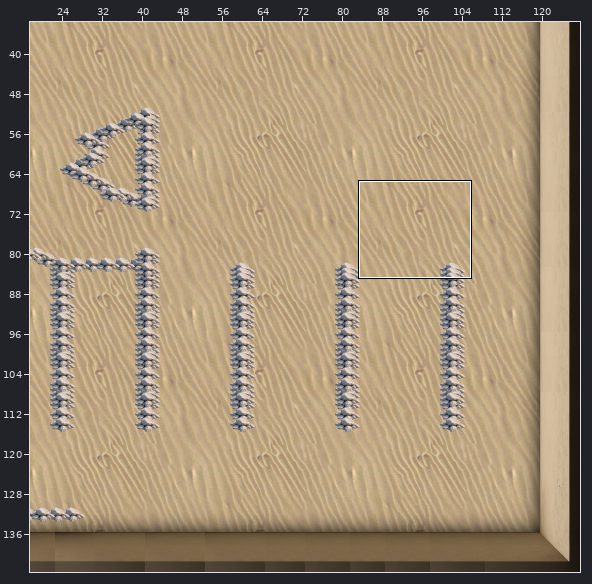
Level history. Tiled map (JSON): public/tiled/rooms/room-2.json. Above: a wide view before the commit, with the close-up outlined.
Close-up. Earlier state:
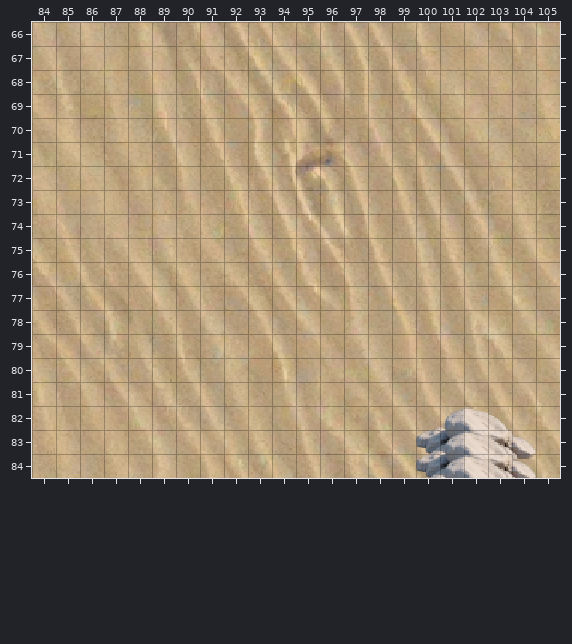
Cells are 16x16 px. Shown: x 84..105, y 66..84. The commit also changed other parts of the map, which this record leaves out.
New version:
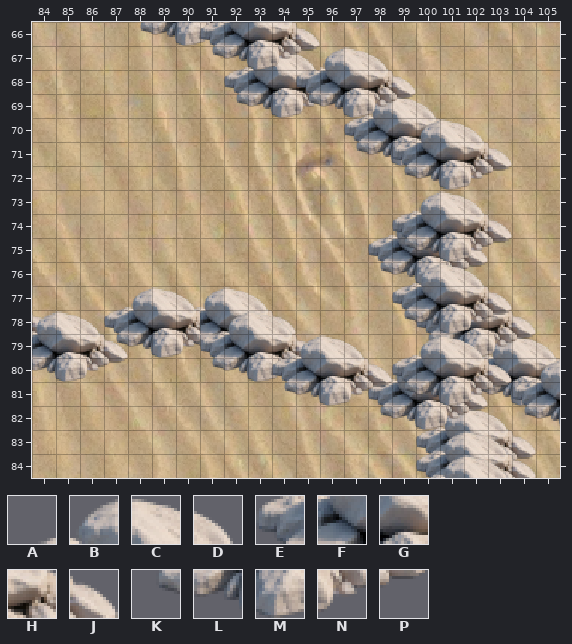
Key: from "obsticles": A 235, B 236, C 237, D 238, E 273, F 274, G 275, H 276, J 277, K 311, L 312, M 313, N 314, P 315.
_ is an empty cell.
The exact change:
Changed rows in their new state; . is an unchanged cell.
Layer "obsticles-background":
first column x 90:
77 ABCD............
78 EFGHJ...........
79 KL..P.......ABCD
80 ............EFGH
81 ............KLM.
Layer "obsticles-midground":
first column x 84:
66 ....KLMN..............
67 ........ABCD..........
68 ........EFGH..........
69 ........KLMNPABCD.....
70 .............EFGHJ....
71 .............KLM......
74 ..............AB......
75 ..............EFGHJ...
76 ..............KLMNP...
77 ...ABCD...........CD..
78 J..EFGHABCD.....EFGHJ.
79 ...KLMNEFGHJ....KLMNP.
80 .......KLMN...AB....AB
81 ..............EFGHJ.EF
82 ..............KLMNP.KL
Layer "obsticles-foreground":
first column x 84:
66 .......EFGHJ........
67 .......KLMNPBCD.....
68 ...........EFGHJ....
69 ...........KLMNP....
70 ...............ABCD.
71 ...............EFGHJ
72 ...............KLMNP
73 ...............ABCD.
74 ...............EFGHJ
75 ...............KLMNP
76 ...............ABCD.
77 ...............EFGHJ
78 BCD............KLMNP
79 FGHJ......ABCD.ABCD.
80 LMNP......EFGHJEFGHJ
81 ..........KLMNPKLMNP
